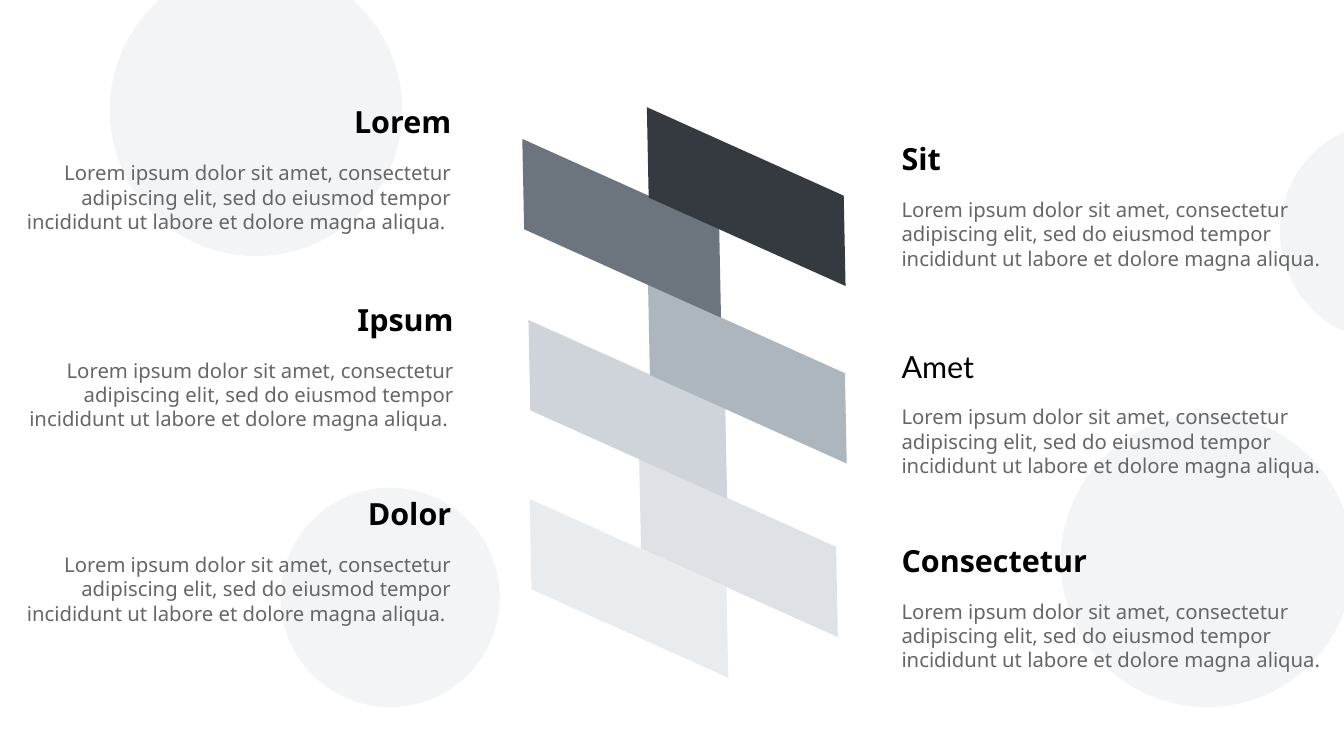
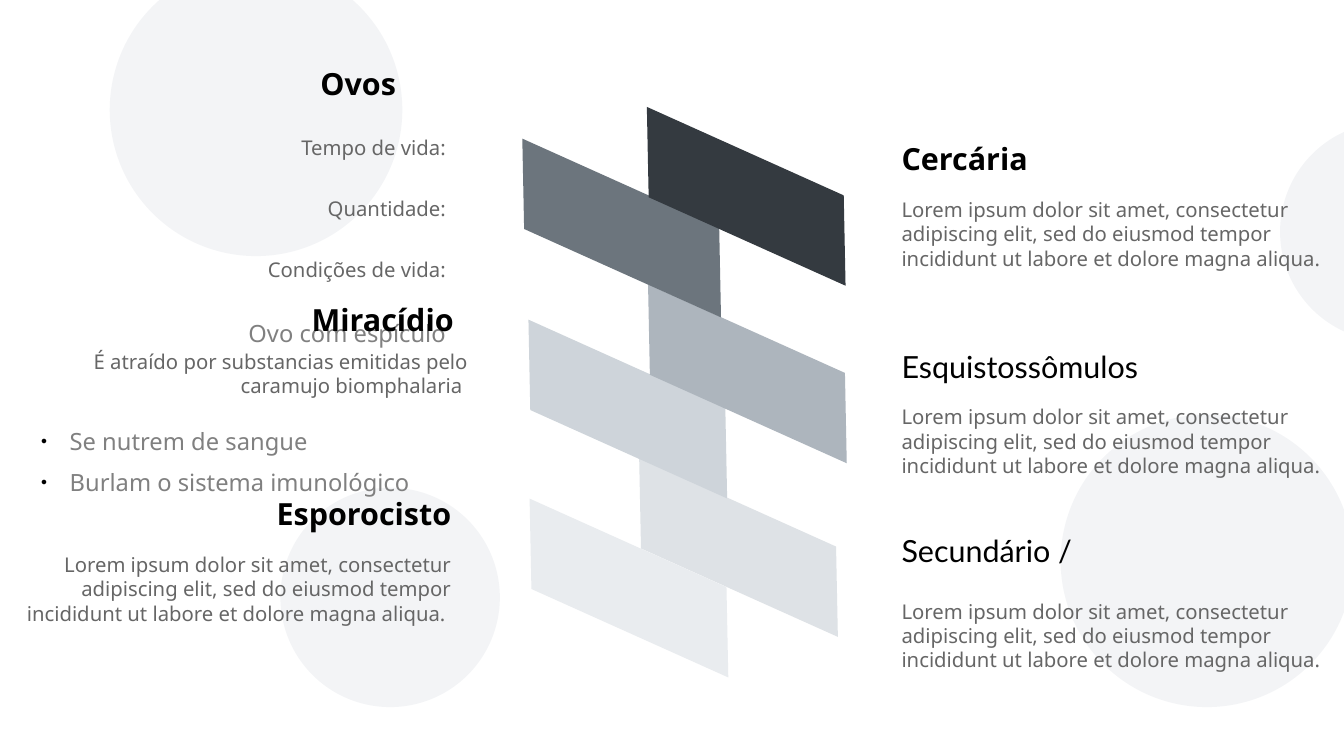
Before and after one commit to andreypereira08/teste, a slide deck: slide 8 of esquistossomose_atvbio.odp (slide 6 before the commit). Drawn at 1344x756 pixels with LibreOffice and Linux fonts; fonts in the diff are those of the drawing. Boxes give left, top, right and bottom in pixels: in the first picture for what was removed or moved away, otherwise in the second. Text is boxed around its words. In the diff, an @@ line names an element or a change of style, - is before the commit and + after.

```diff
--- a/esquistossomose_atvbio.odp
+++ b/esquistossomose_atvbio.odp
@@ text added at box(320, 73, 396, 96), 18 pt, text #000000, bold @@
+Ovos
@@ text removed at box(354, 111, 451, 134) @@
-Lorem
@@ text added at box(248, 139, 446, 348), 12 pt, text #666666 @@
+Tempo de vida:
+Quantidade:
+Condições de vida:
+Ovo com espículo
@@ text at box(902, 146, 1028, 171): text changed @@
-Sit
+Cercária
@@ text removed at box(27, 164, 451, 234) @@
-Lorem ipsum dolor sit amet, consectetur adipiscing elit, sed do eiusmod tempor incididunt ut labore et dolore magna aliqua.
@@ text at box(312, 307, 454, 340): text changed @@
-Ipsum
+Miracídio
@@ text added at box(70, 350, 467, 497), 12 pt, text #666666 @@
+É atraído por substancias emitidas pelo caramujo biomphalaria
+● Se nutrem de sangue
+● Burlam o sistema imunológico
@@ text removed at box(902, 356, 974, 379) @@
-Amet
@@ text added at box(902, 355, 1139, 384), 18 pt, text #000000 @@
+Esquistossômulos
@@ text removed at box(29, 362, 454, 431) @@
-Lorem ipsum dolor sit amet, consectetur adipiscing elit, sed do eiusmod tempor incididunt ut labore et dolore magna aliqua.
@@ text at box(277, 502, 452, 533): text changed @@
-Dolor
+Esporocisto
@@ text added at box(902, 539, 1051, 563), 18 pt, text #000000 @@
+Secundário /
@@ text removed at box(902, 550, 1087, 573) @@
-Consectetur
```
Also in this commit, not shown: 3 other slides changed, 7 slides added, 2 slides removed, 1 other file.
